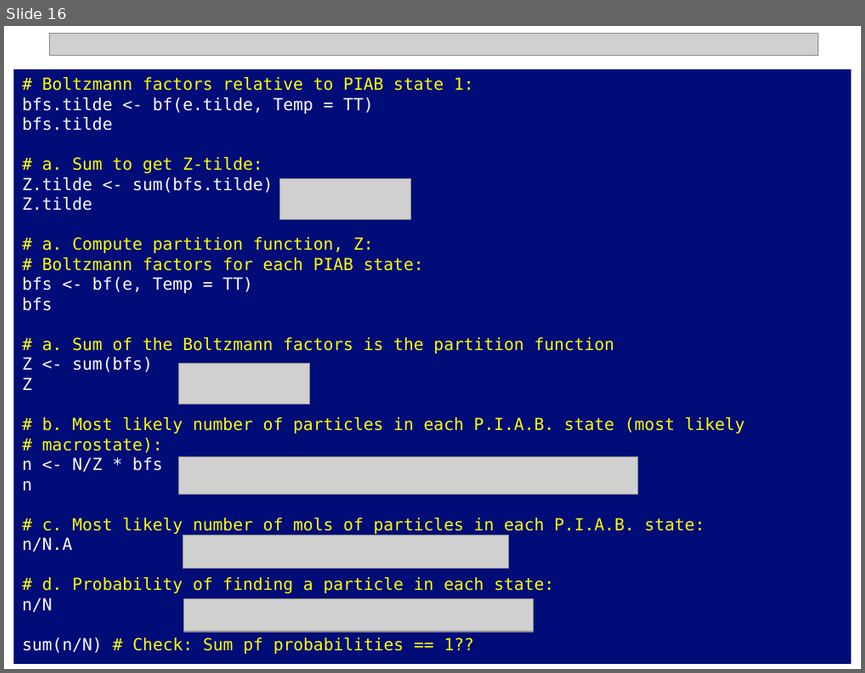
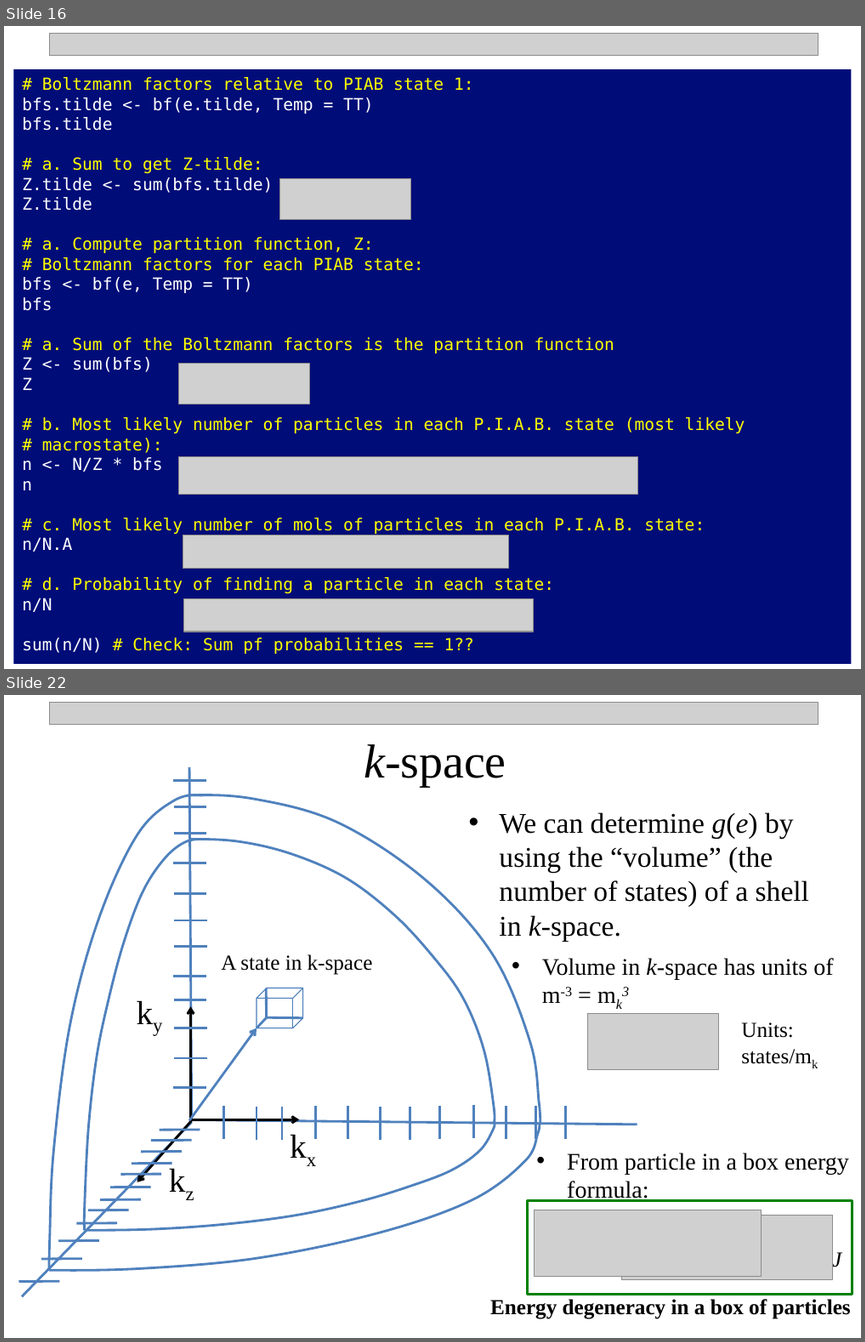
Before and after one commit to npetraco/CHE302, a slide deck: Notes/6_boltzmann.pptx. Shown one above the other, each under a label of ours: slide 16 before the commit, slides 16 and 22 after it; the slides between them are not shown. The pictures are 865x673 and 865x1342 pixels, drawn with LibreOffice and Linux fonts; fonts in the diff are those of the drawing; grey boxes stand for pictures. Boxes give left, top, right and bottom in pixels: in the first picture for what was removed or moved away, otherwise in the second. Text is boxed around its words. In the diff, an @@ line names an element or a change of style, - is before the commit and + after.

```diff
--- a/Notes/6_boltzmann.pptx
+++ b/Notes/6_boltzmann.pptx
@@ slide 22 added at box(4, 695, 861, 1338), background #FFFFFF @@
@@ picture added at box(49, 702, 818, 724) @@
@@ text added at box(364, 744, 506, 786), 40 pt, text #000000 @@
+k-space
@@ line added from (189, 767) to (192, 1120), #4F81BD 2 pt @@
@@ freeform shape added at box(49, 795, 203, 1270), outline #4F81BD 2 pt @@
@@ freeform shape added at box(188, 795, 540, 1123), outline #4F81BD 2 pt @@
@@ text added at box(499, 812, 833, 1003), 24 pt, text #000000 @@
+• We can determine g(e) by using the “volume” (the number of states) of a shell in k-space.
+  • Volume in k-space has units of m-3 = mk3
@@ freeform shape added at box(85, 839, 204, 1230), outline #4F81BD 2 pt @@
@@ freeform shape added at box(189, 839, 494, 1123), outline #4F81BD 2 pt @@
@@ text added at box(221, 954, 373, 975), 18 pt, text #000000 @@
+A state in k-space
@@ text added at box(128, 987, 175, 1035), 28 pt, text #000000 @@
+ky
@@ arrow added from (191, 1119) to (191, 1006), #000000 2 pt @@
@@ group added at box(256, 988, 303, 1028): 3 lines, 1 cube @@
@@ picture added at box(587, 1013, 718, 1069) @@
@@ text added at box(741, 1022, 811, 1064), 18 pt, text #000000 @@
+Units:
+states/mk
@@ arrow added from (189, 1120) to (256, 1028), #4F81BD 2 pt @@
@@ group added at box(173, 780, 207, 1088): 12 lines @@
@@ line added from (192, 1122) to (22, 1297), #4F81BD 2 pt @@
@@ freeform shape added at box(49, 1124, 540, 1270), outline #4F81BD 2 pt @@
@@ freeform shape added at box(85, 1122, 495, 1230), outline #4F81BD 2 pt @@
@@ arrow added from (193, 1119) to (137, 1182), #000000 2 pt @@
@@ arrow added from (189, 1119) to (300, 1119), #000000 2 pt @@
@@ line added from (637, 1124) to (192, 1120), #4F81BD 2 pt @@
@@ group added at box(224, 1106, 565, 1140): 12 lines @@
@@ text added at box(282, 1121, 327, 1169), 28 pt, text #000000 @@
+kx
@@ text added at box(567, 1152, 849, 1202), 20 pt, text #000000 @@
+• From particle in a box energy formula:
@@ text added at box(160, 1154, 205, 1203), 28 pt, text #000000 @@
+kz
@@ rectangle added at box(527, 1200, 851, 1293), outline #008000 2.25 pt @@
@@ picture added at box(534, 1210, 761, 1276) @@
@@ picture added at box(621, 1214, 832, 1278) @@
@@ text added at box(778, 1249, 841, 1271), 18 pt, text #000000 @@
+Units:
+states/J
@@ group added at box(18, 1129, 200, 1281): 12 lines @@
@@ text added at box(490, 1299, 851, 1319), 18 pt, text #000000, bold @@
+Energy degeneracy in a box of particles
```
Also in this commit, not shown: 7 slides changed, 13 other slides added.
